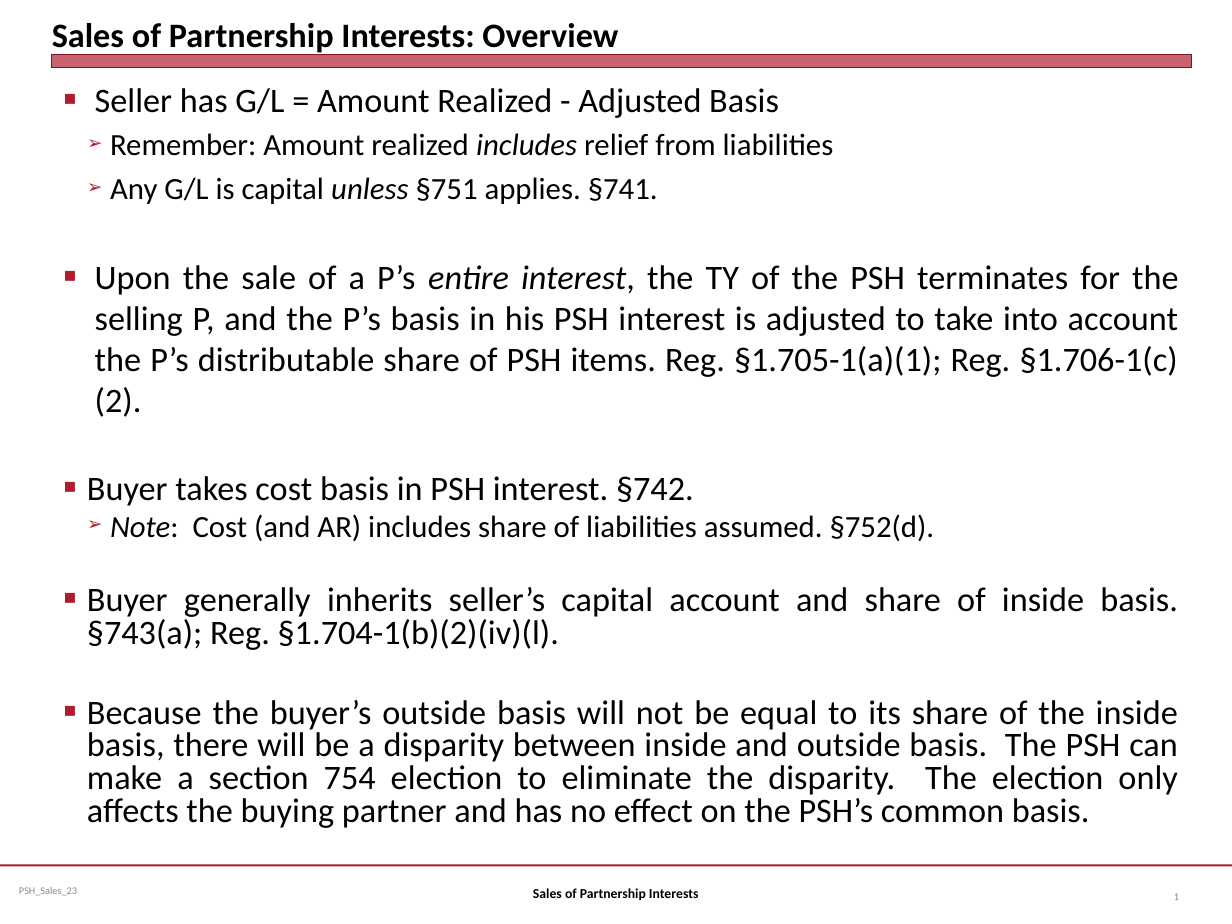
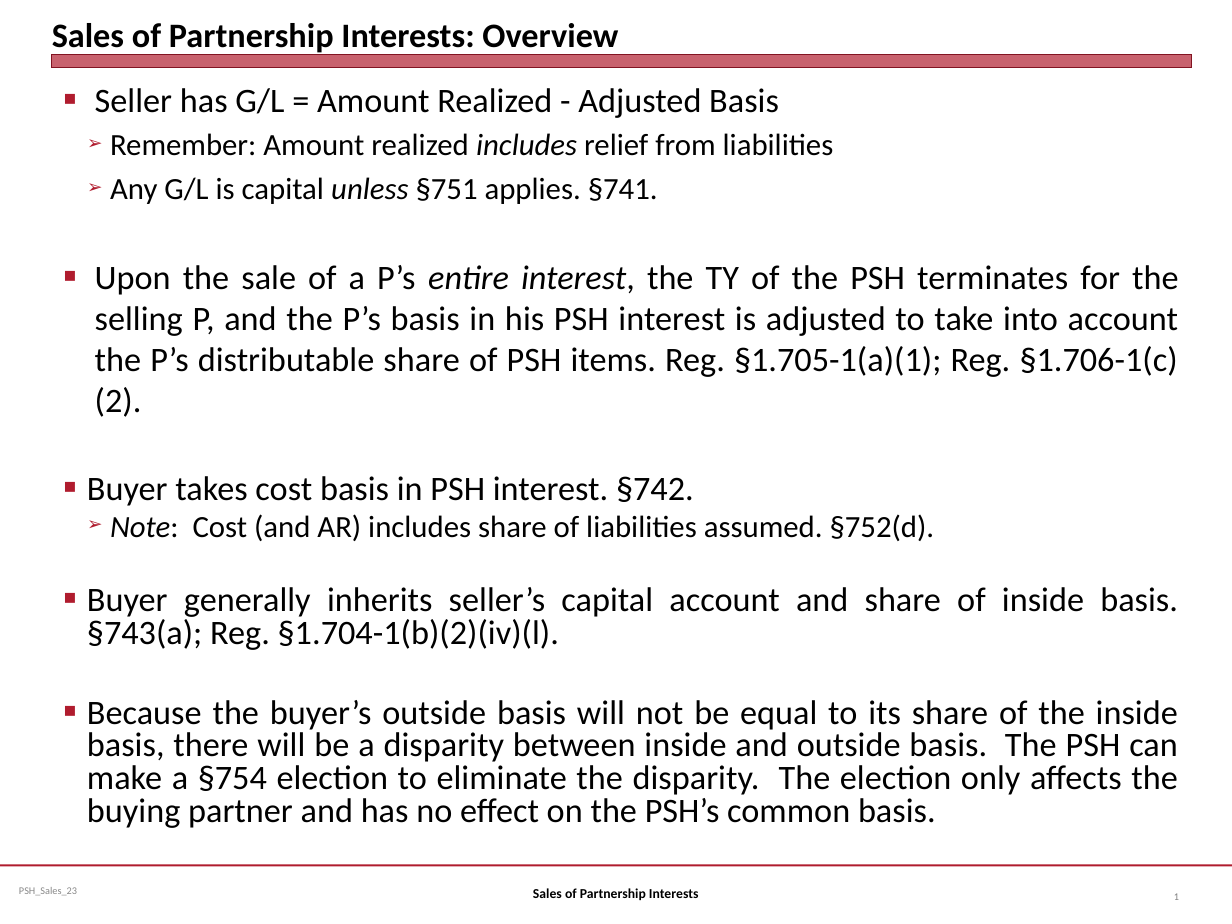
Before and after one commit to jmc877/Partnership-Tax, a slide deck: slide 1 of slides/PSH_Sales_23.pptx. Drawn at 1232x924 pixels with LibreOffice and Linux fonts; fonts in the diff are those of the drawing. Boxes give left, top, right and bottom in pixels: in the first picture for what was removed or moved away, otherwise in the second. Text is boxed around its words. In the diff, an @@ line names an element or a change of style, - is before the commit and + after.

```diff
--- a/slides/PSH_Sales_23.pptx
+++ b/slides/PSH_Sales_23.pptx
@@ text at (87,700,1178,828): text changed @@
-■ Because the buyer’s outside basis will not be equal to its share of the inside basis, there will be a disparity between inside and outside basis. The PSH can make a section 754 election to eliminate the disparity. The election only affects the buying partner and has no effect on the PSH’s common basis.
+■ Because the buyer’s outside basis will not be equal to its share of the inside basis, there will be a disparity between inside and outside basis. The PSH can make a §754 election to eliminate the disparity. The election only affects the buying partner and has no effect on the PSH’s common basis.
```
Also in this commit, not shown: 7 other slides changed.
